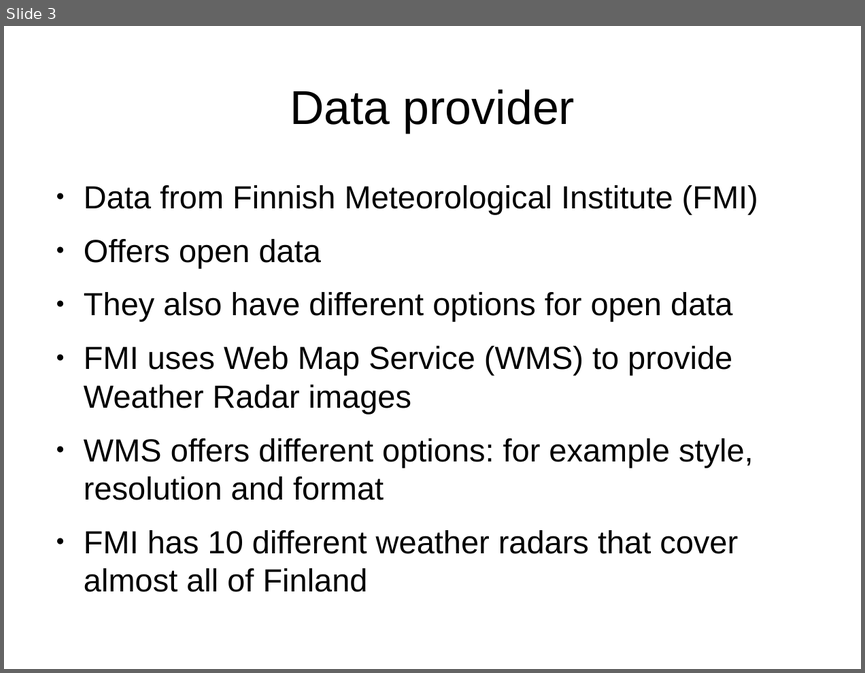
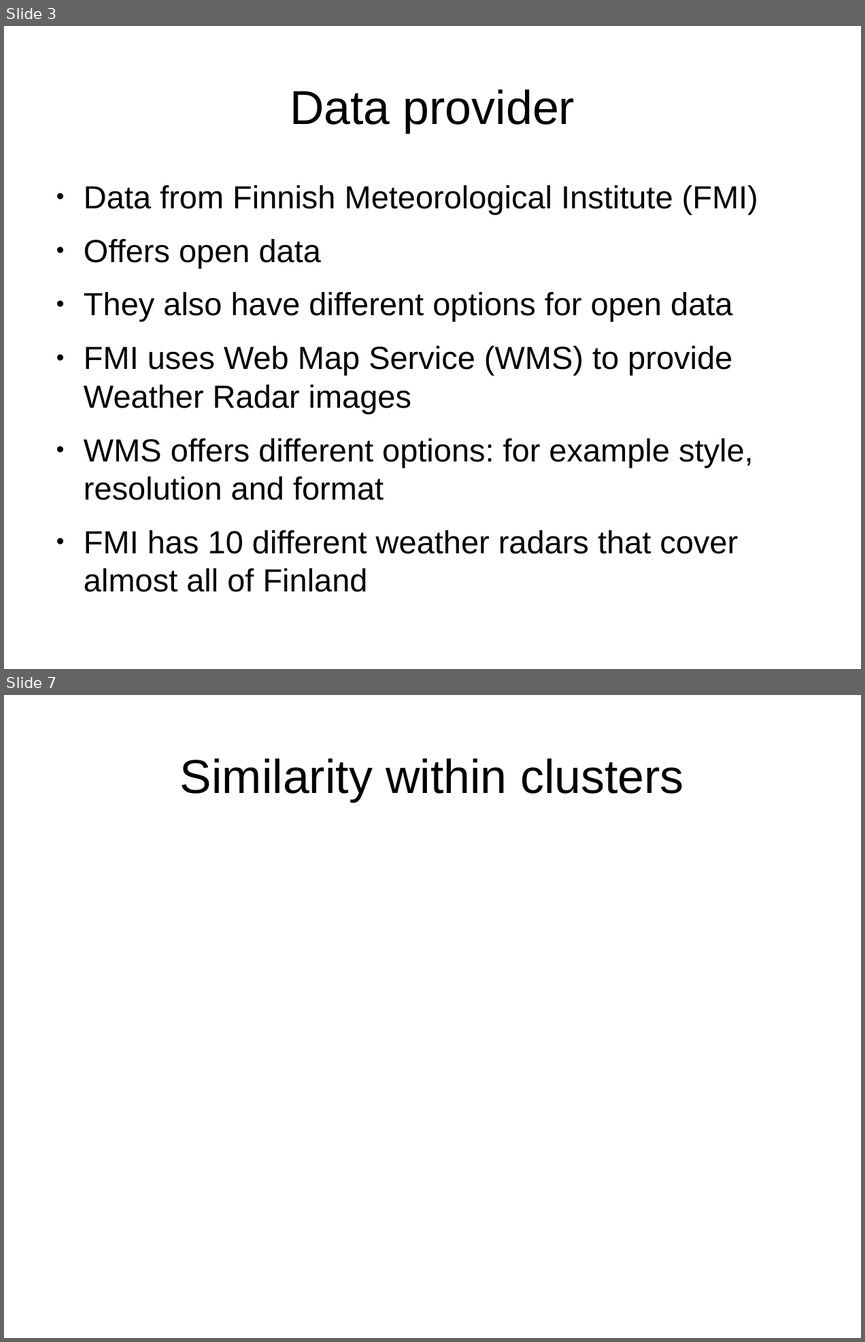
Before and after one commit to mihassin/Radar-image-clustering, a slide deck: docs/PPML-persentation.odp. Shown one above the other, each under a label of ours: slide 3 before the commit, slides 3 and 7 after it; the slides between them are not shown. The pictures are 865x673 and 865x1342 pixels, drawn with LibreOffice and Linux fonts; fonts in the diff are those of the drawing. Boxes give left, top, right and bottom in pixels: in the first picture for what was removed or moved away, otherwise in the second. Text is boxed around its words. In the diff, an @@ line names an element or a change of style, - is before the commit and + after.

Commit message:
presentation still lacks cluster sim images

```diff
--- a/docs/PPML-persentation.odp
+++ b/docs/PPML-persentation.odp
@@ slide 7 added at (4, 695, 861, 1338), background #FFFFFF @@
@@ title added at (180, 758, 684, 802), 44 pt, text #000000 @@
+Similarity within clusters
```
Also in this commit, not shown: 3 slides changed, 1 other slide added, 1 slide removed, 2 other files.
